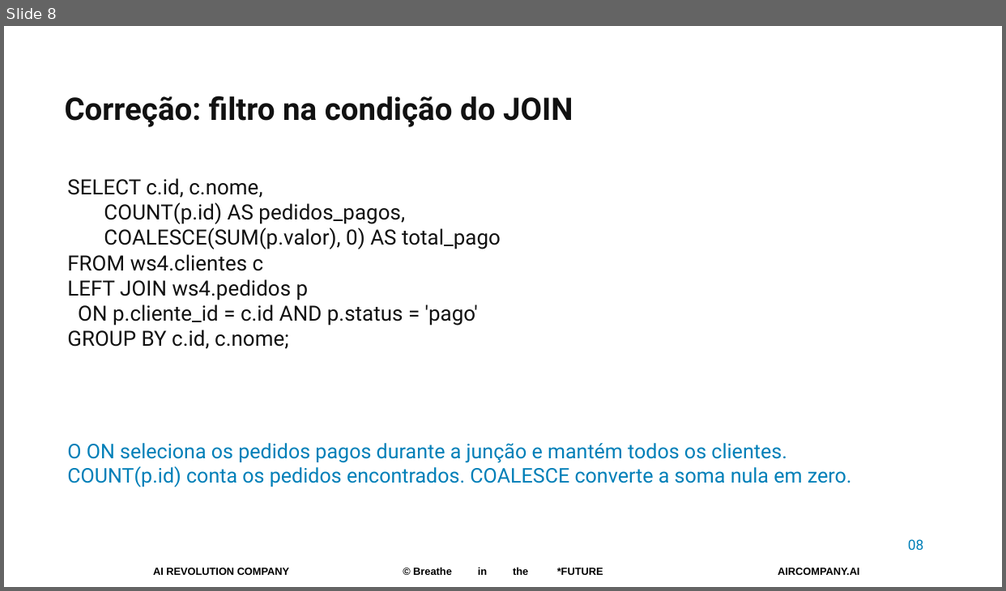
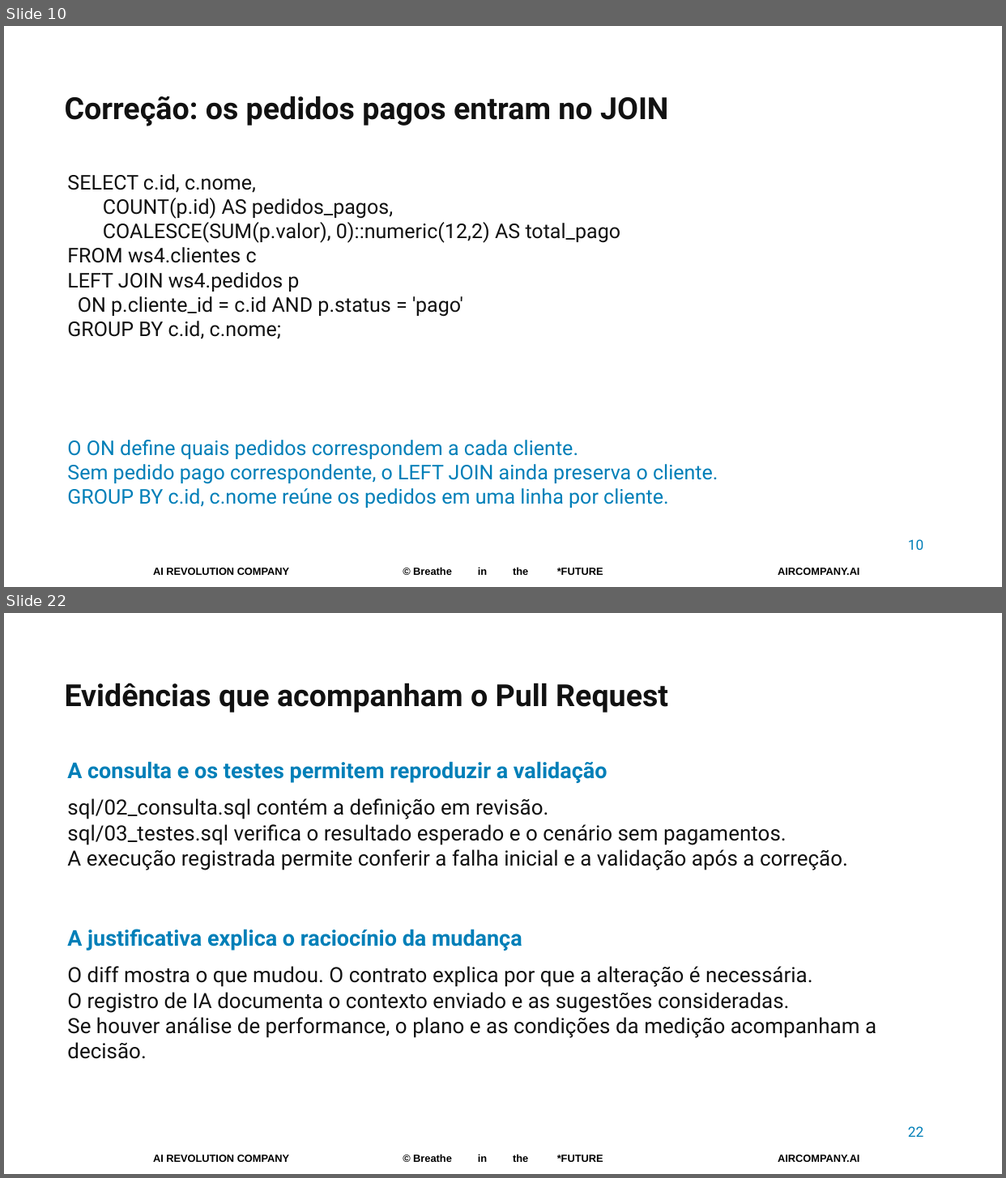
Before and after one commit to pedropalmieri/workshop4-pr-sql-ia, a slide deck: materiais/Workshop4-19nov2026.pptx. Shown one above the other, each under a label of ours: slide 8 before the commit, slides 10 and 22 after it; the slides between them are not shown. The pictures are 1006x591 and 1006x1178 pixels, drawn with LibreOffice and Linux fonts; fonts in the diff are those of the drawing; background and template pictures are left out. Boxes give left, top, right and bottom in pixels: in the first picture for what was removed or moved away, otherwise in the second. Text is boxed around its words. In the diff, an @@ line names an element or a change of style, - is before the commit and + after.

Commit message:
Amplia teoria do caso, SQL, performance e contexto para IA

```diff
--- a/materiais/Workshop4-19nov2026.pptx
+++ b/materiais/Workshop4-19nov2026.pptx
@@ slide 22 added at (4, 613, 1002, 1174), background #FFFFFF; not listed: 3 template elements that a slide beside it also shows @@
@@ text added at (65, 683, 668, 713), 29.2 pt, text #111111, bold @@
+Evidências que acompanham o Pull Request
@@ text added at (67, 761, 607, 783), 21 pt, text #007FB8, bold @@
+A consulta e os testes permitem reproduzir a validação
@@ text added at (67, 798, 848, 871), 20.2 pt, text #111111 @@
+sql/02_consulta.sql contém a definição em revisão.
+sql/03_testes.sql verifica o resultado esperado e o cenário sem pagamentos.
+A execução registrada permite conferir a falha inicial e a validação após a correção.
@@ text added at (67, 929, 522, 951), 21 pt, text #007FB8, bold @@
+A justificativa explica o raciocínio da mudança
@@ text added at (67, 966, 876, 1059), 20.2 pt, text #111111 @@
+O diff mostra o que mudou. O contrato explica por que a alteração é necessária.
+O registro de IA documenta o contexto enviado e as sugestões consideradas.
+Se houver análise de performance, o plano e as condições da medição acompanham a decisão.
@@ text added at (908, 1127, 923, 1137), 13.5 pt, text #007FB8 @@
+22
@@ what was slide 8 is now slide 10 @@
@@ slide 10 changed as well @@
@@ text at (65, 96, 668, 126): text changed; size 30 to 29.2 pt @@
-Correção: filtro na condição do JOIN
+Correção: os pedidos pagos entram no JOIN
@@ text at (67, 174, 463, 339): size 20.2 to 19.5 pt in "SELECT c.id, c.nome,", "COUNT(p.id) AS pedidos_pagos,", "FROM ws4.clientes c", "LEFT JOIN ws4.pedidos p" and 2 more places @@
@@ text at (103, 222, 621, 243): text changed; size 20.2 to 19.5 pt @@
-COALESCE(SUM(p.valor), 0) AS total_pago
+COALESCE(SUM(p.valor), 0)::numeric(12,2) AS total_pago
@@ text removed at (67, 443, 852, 488) @@
-O ON seleciona os pedidos pagos durante a junção e mantém todos os clientes.
-COUNT(p.id) conta os pedidos encontrados. COALESCE converte a soma nula em zero.
@@ text added at (67, 440, 718, 508), 19.5 pt, text #007FB8 @@
+O ON define quais pedidos correspondem a cada cliente.
+Sem pedido pago correspondente, o LEFT JOIN ainda preserva o cliente.
+GROUP BY c.id, c.nome reúne os pedidos em uma linha por cliente.
@@ text at (908, 540, 923, 550): text changed @@
-08
+10
```
Also in this commit, not shown: 2 other slides changed, 19 other slides added, 11 slides removed.
